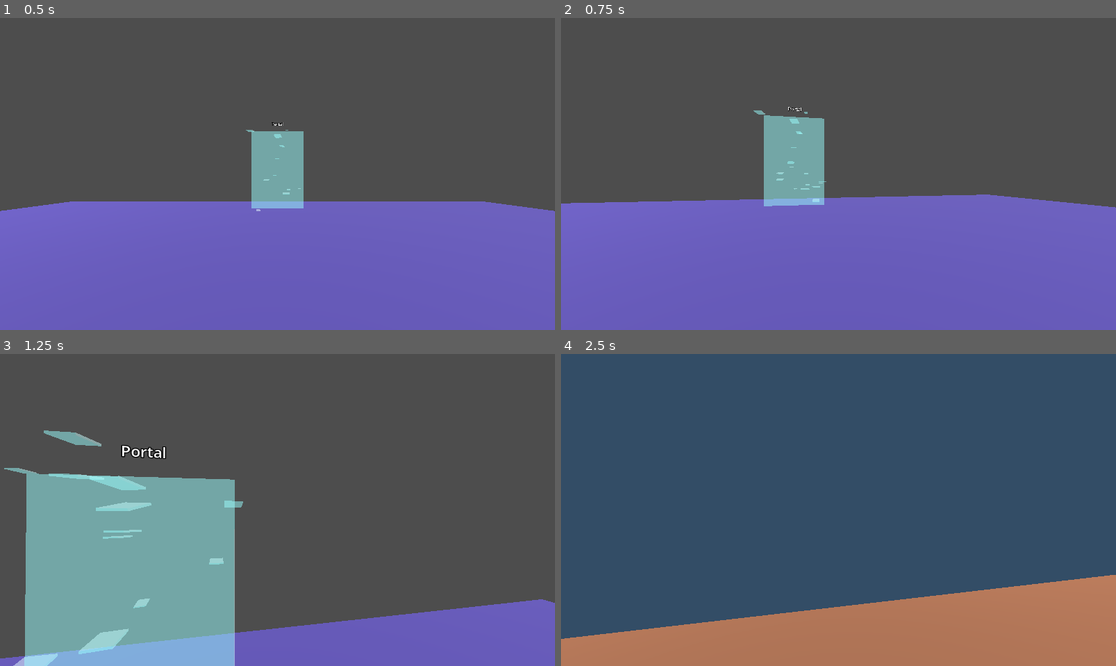
Above: before the commit, frames 1-4 (two rows, left to right).
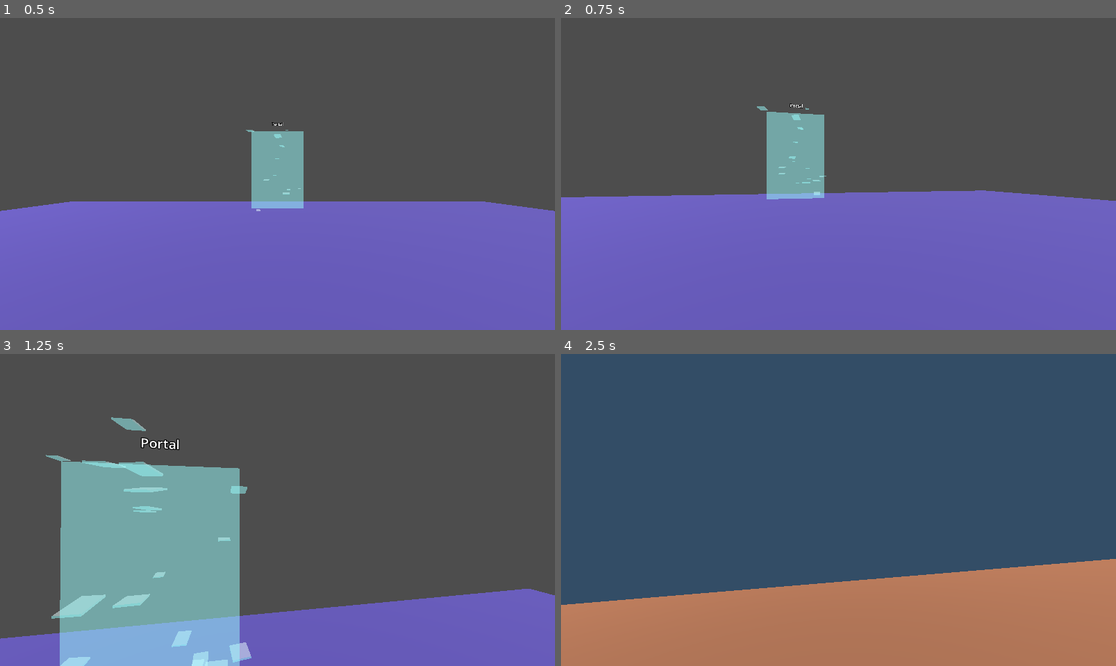
Above: after the commit, the same moments.

Repository: jvastola/GodotPhysicsRig
Game: Godot game, scene res://MainScene.tscn
Same seed, same stepped clock (60 frames per second), same inputs: the game is played once before the commit and once after it.
Inputs (mouse positions are in pixels of both pictures, inside the frame that each line leads up to):
- Up to frame 1 (0.5 s): no input
- Up to frame 2 (0.75 s): move the mouse to (866, 174) at 0.52 s; hold W (move_forward) from 0.53 s (still down); hold Shift (sprint) from 0.53 s (still down)
- Up to frame 3 (1.25 s): keep holding W (move_forward); keep holding Shift (sprint); tap Space (jump) at 0.77 s
- Up to frame 4 (2.5 s): keep holding W (move_forward); move the mouse to (810, 510) at 1.27 s; release Shift (sprint) at 1.28 s; tap Shift (sprint) at 1.35 s; tap Space (jump) at 1.52 s; move the mouse to (849, 503) at 2.02 s; hold Shift (sprint) from 2.03 s (still down)

Frame 1 is identical in both runs. In frame 2, 2.3% of the frame differs, in the area x 0-100%, y 27-61%; in frame 3, 13%, in the area x 0-100%, y 20-100%; in frame 4, 8.0%.

Commit message:
Enhance watch compass functionality; add raycasting for player detection and visual feedback, update needle visibility based on collisions, and improve ray visual representation.

Diff:
--- a/XRPlayer.tscn
+++ b/XRPlayer.tscn
@@ -6,9 +6,10 @@
 [ext_resource type="Script" uid="uid://b8jtkbbgoxbge" path="res://desktop_controller.gd" id="4_desktop"]
 [ext_resource type="Script" uid="uid://chk4ixs7ag67p" path="res://watch_compass.gd" id="5_watch"]
 
-[sub_resource type="SphereShape3D" id="SphereShape3D_player"]
+[sub_resource type="SphereShape3D" id="SphereShape3D_csjsi"]
+radius = 0.3
 
-[sub_resource type="SphereMesh" id="SphereMesh_player"]
+[sub_resource type="SphereMesh" id="SphereMesh_csjsi"]
 
 [sub_resource type="BoxMesh" id="BoxMesh_hand"]
 
@@ -17,6 +18,13 @@
 
 [sub_resource type="BoxMesh" id="BoxMesh_watch_needle"]
 size = Vector3(0.02, 0.002, 0.002)
+
+[sub_resource type="StandardMaterial3D" id="StandardMaterial3D_ray"]
+albedo_color = Color(1, 0, 0, 1)
+
+[sub_resource type="SphereMesh" id="SphereMesh_watch_hit"]
+radius = 0.015
+height = 0.03
 
 [sub_resource type="BoxShape3D" id="BoxShape3D_hand"]
 
@@ -33,17 +41,18 @@
 mass = 2.0
 
 [node name="CollisionShape3D" type="CollisionShape3D" parent="PlayerBody"]
-shape = SubResource("SphereShape3D_player")
+shape = SubResource("SphereShape3D_csjsi")
 
 [node name="MeshInstance3D" type="MeshInstance3D" parent="PlayerBody"]
-visible = false
-mesh = SubResource("SphereMesh_player")
+transform = Transform3D(0.5, 0, 0, 0, 0.5, 0, 0, 0, 0.5, 0, 0, 0)
+mesh = SubResource("SphereMesh_csjsi")
 
 [node name="XROrigin3D" type="XROrigin3D" parent="PlayerBody"]
-transform = Transform3D(1, 0, 0, 0, 1, 0, 0, 0, 1, 0, -1.7, 0)
+transform = Transform3D(0.997515, 0, 0, 0, 0.997515, 0, 0, 0, 0.997515, 0, -1.2, 0)
 script = ExtResource("2_xr_origin")
 
 [node name="XRCamera3D" type="XRCamera3D" parent="PlayerBody/XROrigin3D"]
+transform = Transform3D(1, 0, 0, 0, 1, 0, 0, 0, 1, 0, 1.659, 0)
 
 [node name="LeftController" type="XRController3D" parent="PlayerBody/XROrigin3D"]
 tracker = &"left_hand"
@@ -53,16 +62,32 @@
 mesh = SubResource("BoxMesh_hand")
 
 [node name="Watch" type="Node3D" parent="PlayerBody/XROrigin3D/LeftController"]
-transform = Transform3D(0.486488, -0.0584948, -0.871727, 0.873662, 0.0249968, 0.485891, -0.00663171, -0.997975, 0.0632653, -0.0764968, 0.0454798, -0.000658901)
+transform = Transform3D(0.820421, -0.571759, 0, 0.571759, 0.820421, 0, 0, 0, 1, -0.0622383, 0.0441848, 0)
 script = ExtResource("5_watch")
+rotation_axis_local = Vector3(0, 1, 0)
+ray_length = 1
 
 [node name="WatchFace" type="MeshInstance3D" parent="PlayerBody/XROrigin3D/LeftController/Watch"]
-transform = Transform3D(1, -4.65661e-10, 2.77578e-08, -5.78439e-08, 4.47035e-08, -1, 9.31323e-10, 1, 4.56348e-08, -3.08345e-10, 0.0161632, -0.0112733)
 mesh = SubResource("BoxMesh_watch_face")
 
 [node name="Needle" type="MeshInstance3D" parent="PlayerBody/XROrigin3D/LeftController/Watch"]
-transform = Transform3D(0.02, 0, 0, 0, 0.002, 0, 0, 0, 0.002, 3.23926e-10, 0.02, -0.0092471)
+transform = Transform3D(0.02, 0, 0, 0, 0.002, 0, 0, 0, 0.002, 0, 0.00955808, 0)
 mesh = SubResource("BoxMesh_watch_needle")
+
+[node name="RayCast" type="RayCast3D" parent="PlayerBody/XROrigin3D/LeftController/Watch"]
+target_position = Vector3(0, 1, 0)
+collision_mask = 2
+
+[node name="RayVisual" type="MeshInstance3D" parent="PlayerBody/XROrigin3D/LeftController/Watch"]
+material_override = SubResource("StandardMaterial3D_ray")
+cast_shadow = 0
+
+[node name="RayHit" type="MeshInstance3D" parent="PlayerBody/XROrigin3D/LeftController/Watch"]
+transform = Transform3D(0.1, 0, 0, 0, 0.1, 0, 0, 0, 0.1, 0, 0, 0)
+visible = false
+material_override = SubResource("StandardMaterial3D_ray")
+cast_shadow = 0
+mesh = SubResource("SphereMesh_watch_hit")
 
 [node name="RightController" type="XRController3D" parent="PlayerBody/XROrigin3D"]
 tracker = &"right_hand"
@@ -86,6 +111,7 @@
 script = ExtResource("3_physics_hand")
 player_rigidbody = NodePath("../PlayerBody")
 target = NodePath("../PlayerBody/XROrigin3D/LeftController")
+release_button = "ax_button"
 
 [node name="CollisionShape3D" type="CollisionShape3D" parent="PhysicsHandLeft"]
 transform = Transform3D(0.1, 0, 0, 0, 0.1, 0, 0, 0, 0.1, 0, 0, 0)
--- a/watch_compass.gd
+++ b/watch_compass.gd
@@ -11,9 +11,37 @@
 @export var north_world: Vector3 = Vector3(0, 0, -1)
 @export var rotation_axis_local: Vector3 = Vector3(0, 0, 1)
 @export_range(0.0, 100.0, 0.1) var smoothing: float = 8.0
+@export var raycast_node_path: NodePath = "RayCast"
+@export var ray_visual_node_path: NodePath = "RayVisual"
+@export var ray_hit_node_path: NodePath = "RayHit"
+@export_range(0.0, 10.0, 0.1) var ray_length: float = 2.0
+@export var hide_needle_on_player_hit: bool = true
+@export var player_group: StringName = &"player"
 
 @onready var _needle: MeshInstance3D = get_node_or_null(needle_node_path) as MeshInstance3D
 @onready var _watch_face: MeshInstance3D = get_node_or_null(watch_face_node_path) as MeshInstance3D
+@onready var _raycast: RayCast3D = get_node_or_null(raycast_node_path) as RayCast3D
+@onready var _ray_visual: MeshInstance3D = get_node_or_null(ray_visual_node_path) as MeshInstance3D
+@onready var _ray_hit_indicator: MeshInstance3D = get_node_or_null(ray_hit_node_path) as MeshInstance3D
+
+var _ray_mesh: ImmediateMesh
+
+func _ready() -> void:
+	if _raycast:
+		var axis_local := rotation_axis_local.normalized()
+		if axis_local.length_squared() > 0.0:
+			_raycast.target_position = axis_local * ray_length
+		_raycast.enabled = true
+	if _ray_visual:
+		var existing_mesh := _ray_visual.mesh
+		if existing_mesh is ImmediateMesh:
+			_ray_mesh = existing_mesh
+		else:
+			_ray_mesh = ImmediateMesh.new()
+			_ray_visual.mesh = _ray_mesh
+		_ray_visual.visible = true
+	if _ray_hit_indicator:
+		_ray_hit_indicator.visible = false
 
 func _process(delta: float) -> void:
 	# Always show the watch face and needle; update needle orientation every frame
@@ -62,3 +90,54 @@
 	_needle.global_transform = gtf
 
 	# done
+
+func _physics_process(delta: float) -> void:
+	# Perform raycast and visual updates in the physics step to access space state safely
+	# Compute watch face normal in world space
+	var axis_world: Vector3 = (global_transform.basis * rotation_axis_local).normalized()
+
+	_update_ray_visual(axis_world)
+
+func _update_ray_visual(axis_world: Vector3) -> void:
+	var axis_local := rotation_axis_local.normalized()
+	if axis_local.length_squared() < 1e-8:
+		return
+
+	var start_global: Vector3 = global_transform.origin
+	var hit_point: Vector3 = start_global + axis_world * ray_length
+	var hit_distance: float = ray_length
+	var hit_player := false
+	var has_hit := false
+
+	if _raycast:
+		_raycast.target_position = axis_local * ray_length
+		_raycast.force_raycast_update()
+		has_hit = _raycast.is_colliding()
+		if has_hit:
+			hit_point = _raycast.get_collision_point()
+			hit_distance = start_global.distance_to(hit_point)
+			var collider := _raycast.get_collider()
+			if hide_needle_on_player_hit and collider is Node:
+				hit_player = (collider as Node).is_in_group(player_group)
+
+	if _ray_hit_indicator:
+		_ray_hit_indicator.visible = has_hit
+		if has_hit:
+			var hit_xform := _ray_hit_indicator.global_transform
+			hit_xform.origin = hit_point
+			hit_xform.basis = Basis.IDENTITY
+			_ray_hit_indicator.global_transform = hit_xform
+
+	if hide_needle_on_player_hit and _needle:
+		_needle.visible = not hit_player
+
+	if _ray_visual:
+		_ray_visual.global_transform = global_transform
+
+	if _ray_mesh:
+		var local_end := axis_local * hit_distance
+		_ray_mesh.clear_surfaces()
+		_ray_mesh.surface_begin(Mesh.PRIMITIVE_LINES)
+		_ray_mesh.surface_add_vertex(Vector3.ZERO)
+		_ray_mesh.surface_add_vertex(local_end)
+		_ray_mesh.surface_end()
Not shown: 1 places in XRPlayer.tscn that only renumber resources
